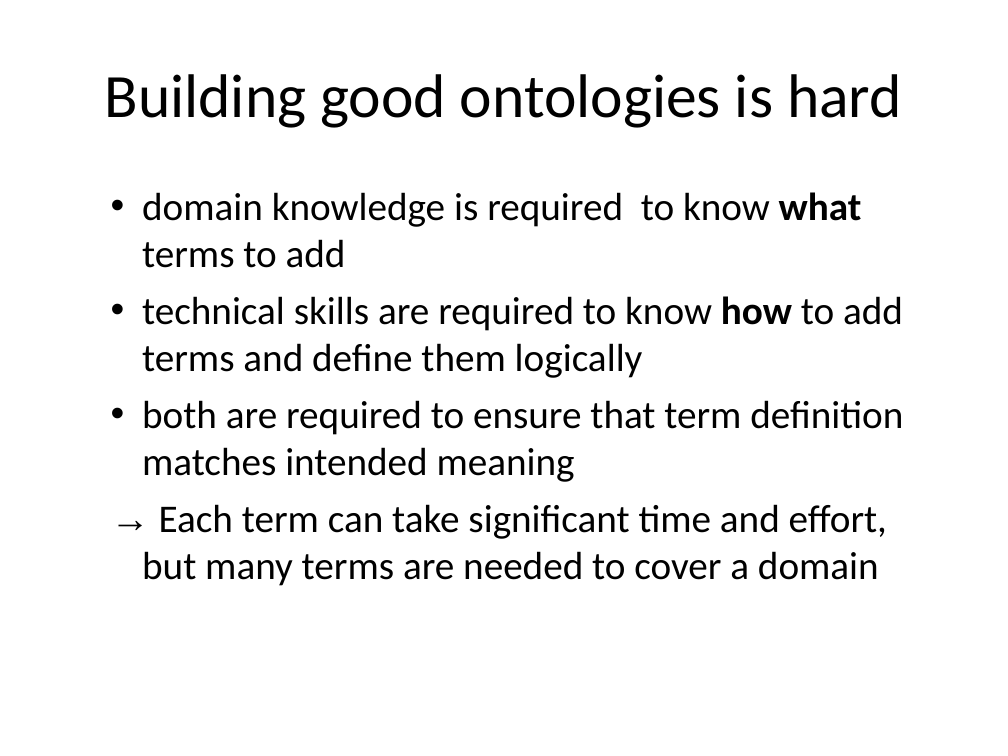
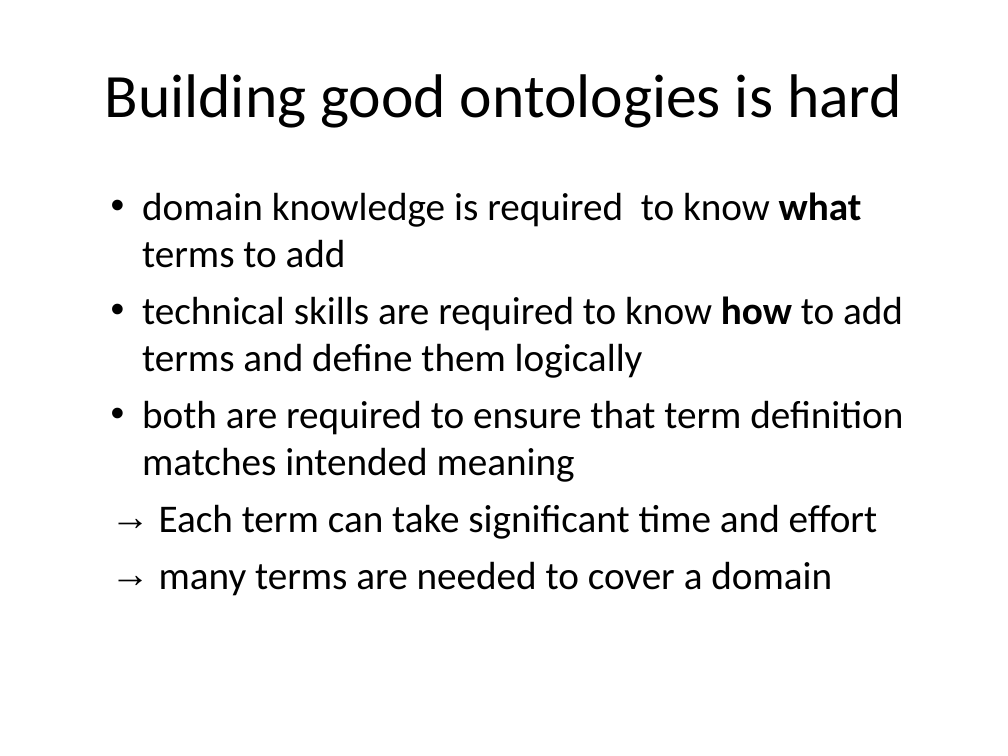
Before and after one commit to jamesaoverton/obi-backup, a slide deck: slide 2 of docs/papers/QuickTerms_ICBO2009/QuickTerm-Template-ICBO presentation.ppt. Drawn at 1008x756 pixels with LibreOffice and Linux fonts; fonts in the diff are those of the drawing. Boxes give left, top, right and bottom in pixels: in the first picture for what was removed or moved away, otherwise in the second. Text is boxed around its words. In the diff, an @@ line names an element or a change of style, - is before the commit and + after.

```diff
--- a/docs/papers/QuickTerms_ICBO2009/QuickTerm-Template-ICBO presentation.ppt
+++ b/docs/papers/QuickTerms_ICBO2009/QuickTerm-Template-ICBO presentation.ppt
@@ text at [159, 504, 878, 596]: text changed @@
-  → Each term can take significant time and effort, but many terms are needed to cover a domain
+  → Each term can take significant time and effort
+  → many terms are needed to cover a domain
```
Also in this commit, not shown: 3 other slides changed.
